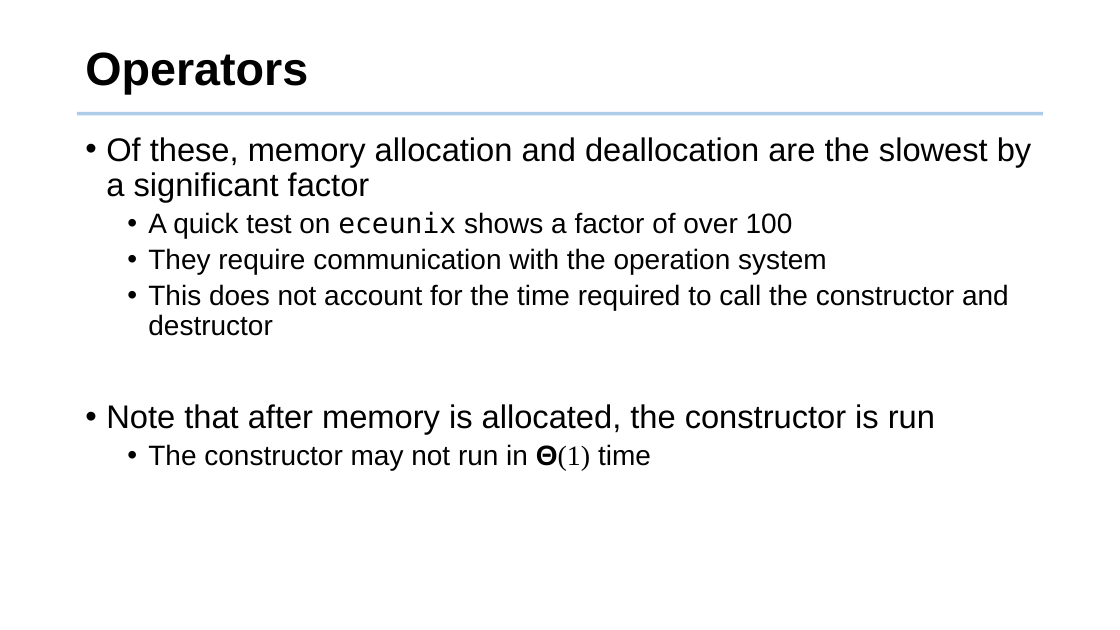
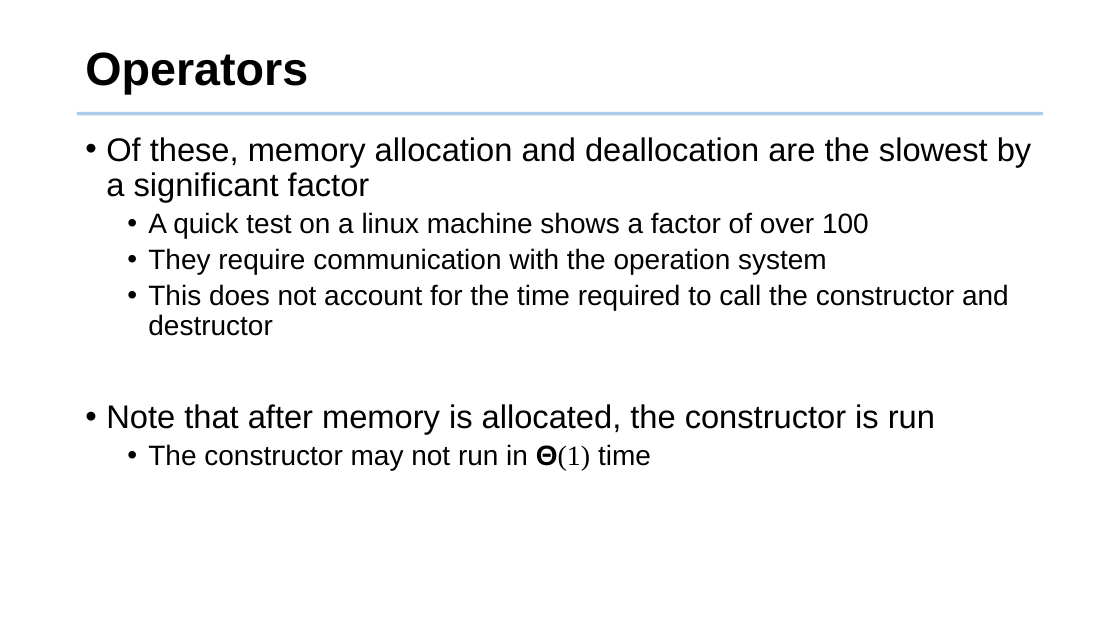
Before and after one commit to tsung-wei-huang/cs2420, a slide deck: slide 13 of slides/algorithm_analysis.pptx. Drawn at 1120x630 pixels with LibreOffice and Linux fonts; fonts in the diff are those of the drawing; background and template pictures are left out. Boxes give left, top, right and bottom in pixels: in the first picture for what was removed or moved away, otherwise in the second. Text is boxed around its words. In the diff, an @@ line names an element or a change of style, - is before the commit and + after.

```diff
--- a/slides/algorithm_analysis.pptx
+++ b/slides/algorithm_analysis.pptx
@@ text at box(148, 212, 869, 238): text changed @@
-  • A quick test on eceunix shows a factor of over 100
+  • A quick test on a linux machine shows a factor of over 100
```
Also in this commit, not shown: 2 other slides changed, 2 other files.
